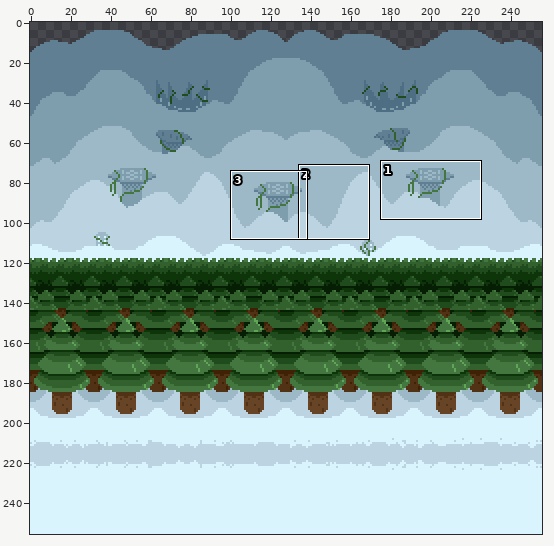
One commit to this pixel-art file: SpaceInvaders/res/img/Bgs/BG-7-L2.ase. Above: a wide view before the commit, with the close-up outlined.
Close-up. As it was:
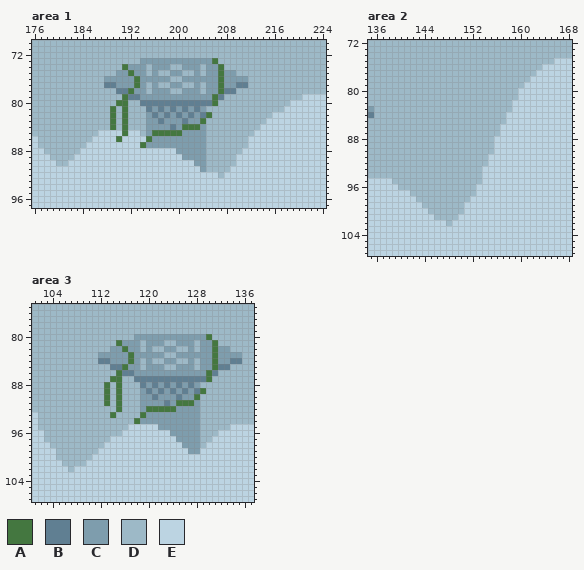
256x256 pixels, 1 frame. Shown: area 1: x 176..224, y 70..97; area 2: x 135..168, y 72..107; area 3: x 101..137, y 75..107. The commit also changed other parts of the picture, which this record leaves out.
Palette (. is transparent): A #447740  B #607f92  C #7e9dad  D #9db9c7  E #bcd4e2
The result:
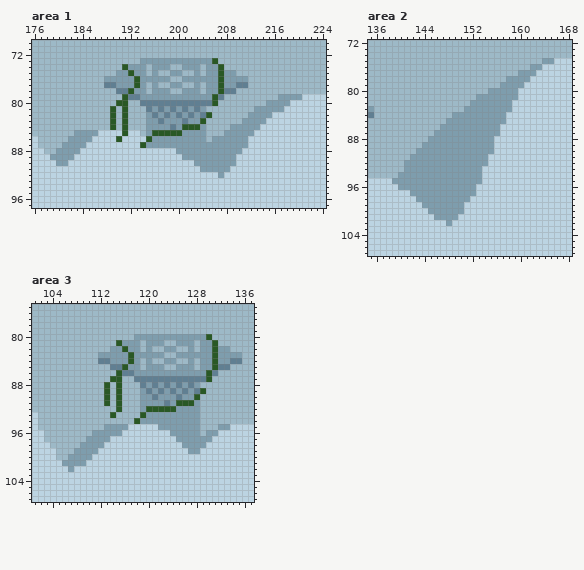
Difference:
colour A: #447740 -> #295825
Changed rows in their new state; - is a pixel that keeps its letter.
Area 1, layer "Ground":
first column x 179:
79 --------------------------------------CCCC
80 ------------------------------------CCCC--
81 ----------------------------------CCCCC---
82 ---------------------------------CCCC-----
83 --------------------------------CCCC------
84 ------------------------------CCCCC-------
85 ----CCCC---------------------CCCCC--------
86 ---CCCC--------------------CCCCCC---------
87 --CCCC--------------------CCCCCCC---------
88 -CCCC---------------------CCCCCC----------
89 CCCC----------------------CCCCC-----------
90 -CC-----------------------CCCCC-----------
91 --------------------------CCCC------------
92 ----------------------------C-------------
Area 2, layer "Ground":
first column x 139:
 75 -------------------------CC
 76 -----------------------CC--
 77 ---------------------CCC---
 78 -------------------CCCC----
 79 ------------------CCCC-----
 80 ----------------CCCCC------
 81 --------------CCCCCCC------
 82 -------------CCCCCCC-------
 83 ------------CCCCCCCC-------
 84 ----------CCCCCCCCC--------
 85 ---------CCCCCCCCCC--------
 86 --------CCCCCCCCCC---------
 87 -------CCCCCCCCCCC---------
 88 ------CCCCCCCCCCC----------
 89 -----CCCCCCCCCCCC----------
 90 ----CCCCCCCCCCCCC----------
 91 ---CCCCCCCCCCCCC-----------
 92 --CCCCCCCCCCCCCC-----------
 93 --CCCCCCCCCCCCC------------
 94 -CCCCCCCCCCCCCC------------
 95 CCCCCCCCCCCCCCC------------
 96 -CCCCCCCCCCCCC-------------
 97 ---CCCCCCCCCCC-------------
 98 ----CCCCCCCCC--------------
 99 -----CCCCCCC---------------
100 ------CCCCCC---------------
101 -------CCCC----------------
102 ---------C-----------------
Area 3, layer "Ground":
first column x 106:
 95 -------CCCC---------------CC
 96 -----CCCCC--------------CC--
 97 ----CCCC---------------CC---
 98 ---CCCC----------------C----
 99 --CCCC----------------------
100 -CCCC-----------------------
101 CCCC------------------------
102 -C--------------------------
